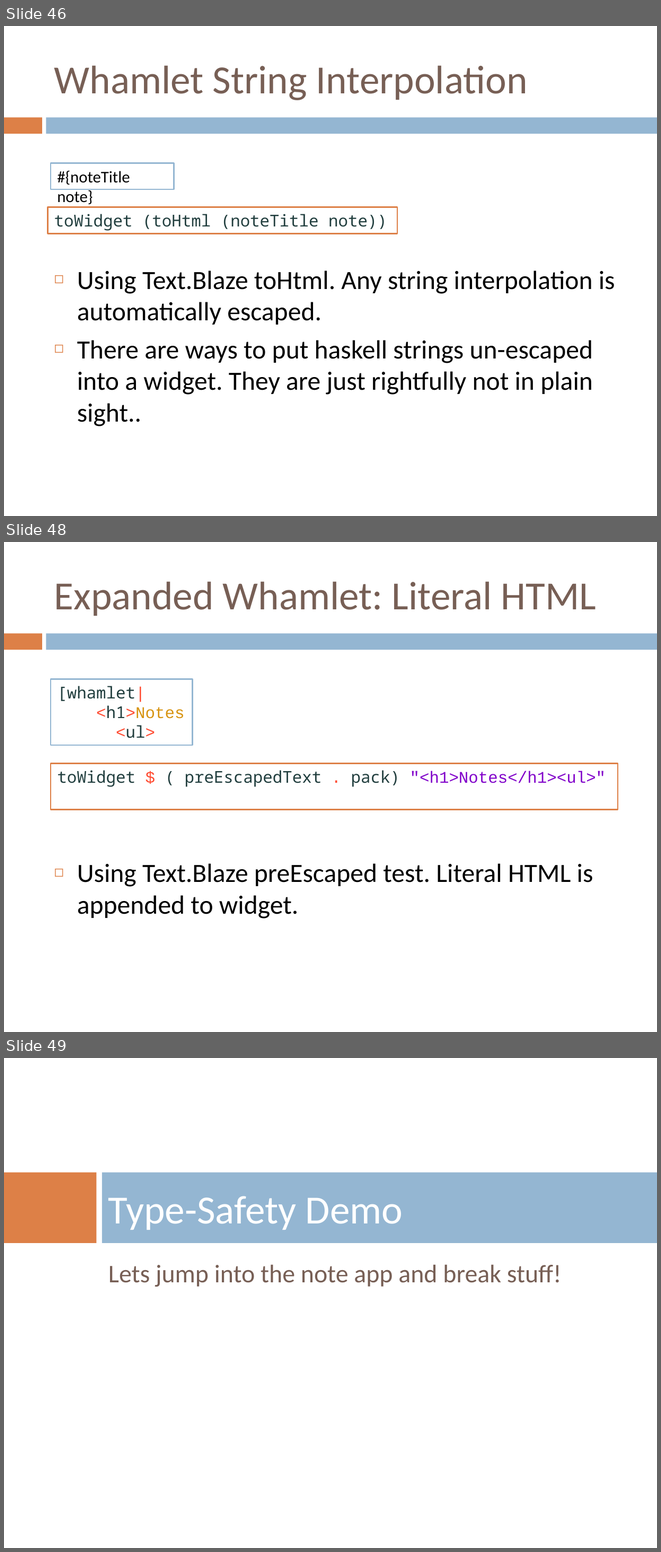
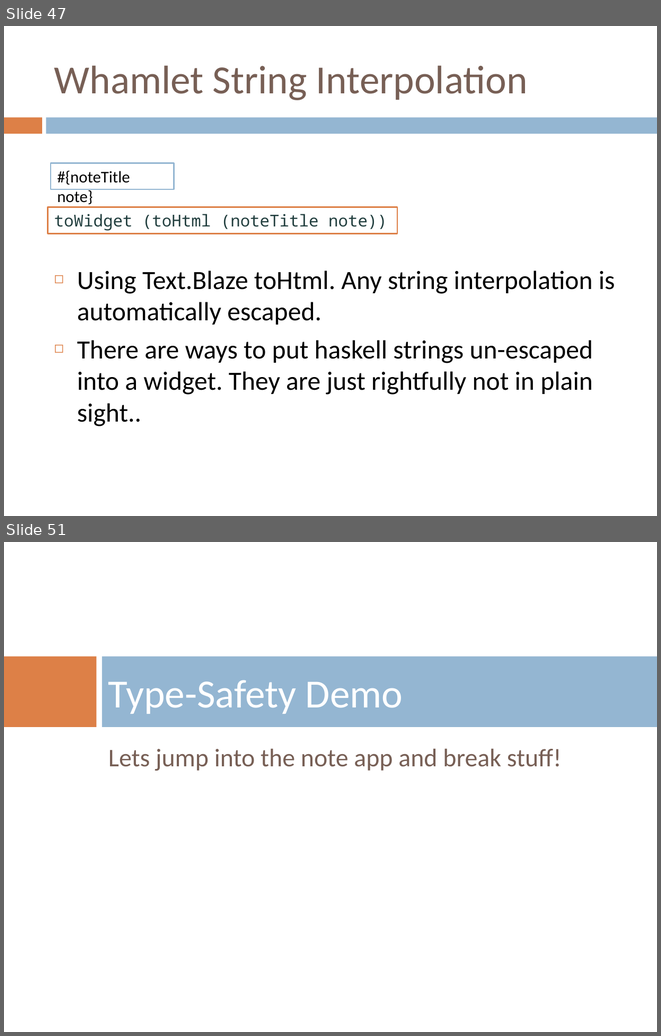
Before and after one commit to benkolera/talk-yesod, a slide deck: TypeSafeWebDevWithYesodAndHaskell.pptx. Shown one above the other, each under a label of ours: slides 46, 48 and 49 before the commit, slides 47 and 51 after it; the slides between them are not shown. The pictures are 661x1552 and 661x1036 pixels, drawn with LibreOffice and Linux fonts; fonts in the diff are those of the drawing; background and template pictures are left out. Boxes give left, top, right and bottom in pixels: in the first picture for what was removed or moved away, otherwise in the second. Text is boxed around its words. In the diff, an @@ line names an element or a change of style, - is before the commit and + after.

```diff
--- a/TypeSafeWebDevWithYesodAndHaskell.pptx
+++ b/TypeSafeWebDevWithYesodAndHaskell.pptx
@@ slide 48 removed at (x1=4, y1=542, x2=657, y2=1032), background #FFFFFF; not listed: 2 template elements that a slide beside it also shows @@
@@ title removed at (x1=54, y1=581, x2=596, y2=616) @@
-Expanded Whamlet: Literal HTML
@@ rectangle removed at (x1=51, y1=679, x2=193, y2=745) @@
-[whamlet|
-<h1>Notes
-<ul>
@@ rectangle removed at (x1=51, y1=764, x2=618, y2=810) @@
-toWidget $ ( preEscapedText . pack) "<h1>Notes</h1><ul>"
@@ text removed at (x1=77, y1=863, x2=593, y2=918) @@
-◻ Using Text.Blaze preEscaped test. Literal HTML is appended to widget.
@@ what was slide 46 is now slide 47 @@
@@ what was slide 49 is now slide 51 @@
```
Also in this commit, not shown: 3 slides changed, 9 slides added, 1 other slide removed, 2 other files.
